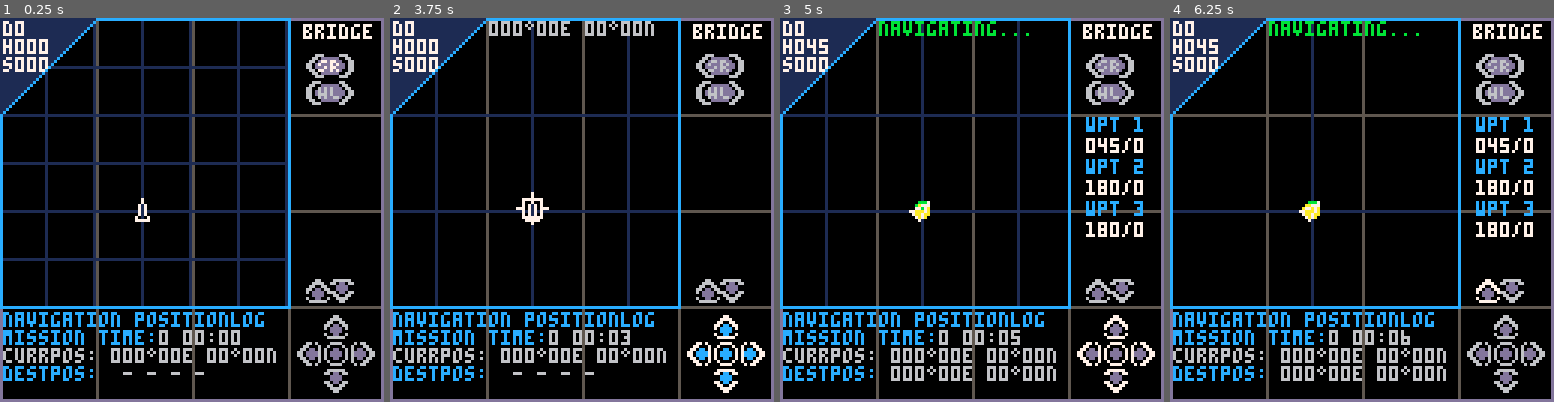
Above: before the commit, frames 1-4 (left to right).
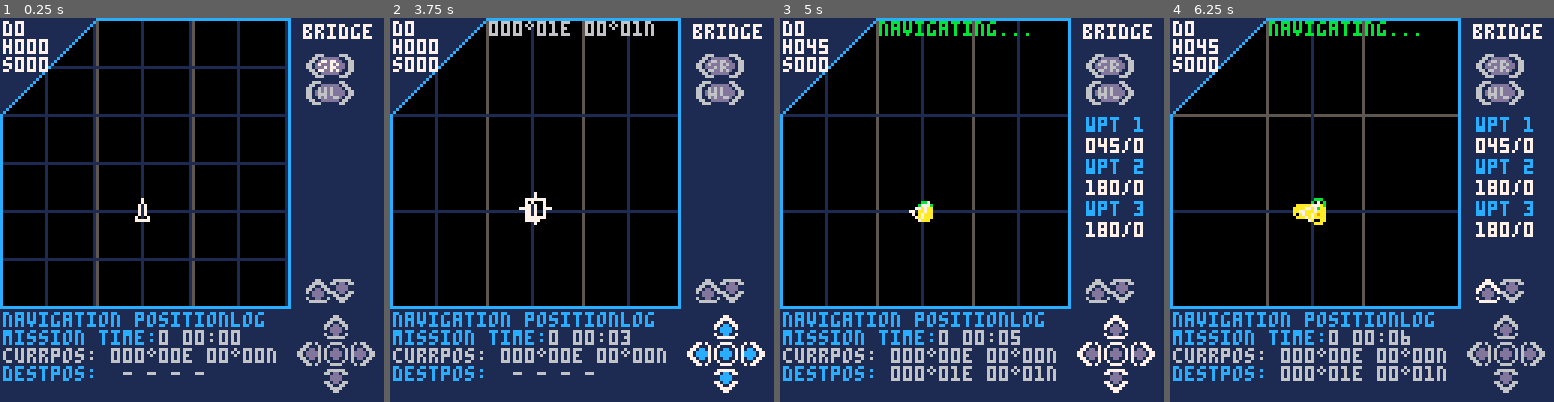
Above: after the commit, the same moments.

Repository: NickWest27/AquaNovaPico
Game: PICO-8 cartridge aquanova.p8
The game is run twice, just before and just after one commit, with the same random seed, the same clock (stepped at 60 frames per second) and the same inputs.
Inputs:
- Up to frame 1 (0.25 s): no input
- Up to frame 2 (3.75 s): tap O (Z key) at 0.33, 0.7, 1.43, 2.22, 3.1 s; tap X (X key) at 1.07, 2.07, 2.4, 2.73, 3.07, 3.4, 3.73 s; hold Left 1.97-2.37 s; hold Down 2.42-2.82 s; hold Right 2.87-3.53 s; hold Up from 3.58 s (still down)
- Up to frame 3 (5 s): tap O (Z key) at 3.98, 4.87 s; tap X (X key) at 4.07, 4.4, 4.73 s; release Up at 4.08 s; hold Right 4.13-4.53 s; hold Down from 4.58 s (still down)
- Up to frame 4 (6.25 s): tap X (X key) every 0.33 s from 5.07 to 6.07 s; release Down at 5.08 s; hold Left 5.13-5.8 s; tap O (Z key) at 5.75 s; hold Up 5.85-6.18 s; hold Left from 6.23 s (still down)

The runs differ from the first frame. In frame 1, 36% of the frame differs, in the area x 0-100%, y 0-100%; in frame 2, 36%; in frame 3, 33%; in frame 4, 34%.

Commit message:
Add border masking to bridge station map
Implement boundary clipping for map items using filled rectangles to mask overflow beyond the frame boundaries. This prevents icons, waypoints, grid lines, and routes from rendering outside the decorative clipped-corner frame.

Changes:
- Add draw_border_mask() function to mask all four edges
- Reorganize draw_bridge() rendering order to draw masks before UI overlays
- Remove redundant grid line boundary checks (handled by mask)
- Increase cursor movement speed from 0.2 to 1.0 degrees per input

Diff:
--- a/aquanova.p8
+++ b/aquanova.p8
@@ -302,16 +302,16 @@
   dpad(108, 108, {
     label = "cursor",
     left = function()
-      move_cursor(-0.2, 0)  -- move 0.2 degrees west
+      move_cursor(-1, 0)  -- move 1 degree west
     end,
     right = function()
-      move_cursor(0.2, 0)  -- move 0.2 degrees east
+      move_cursor(1, 0)  -- move 1 degree east
     end,
     up = function()
-      move_cursor(0, 0.2)  -- move 0.2 degrees north
+      move_cursor(0, 1)  -- move 1 degree north
     end,
     down = function()
-      move_cursor(0, -0.2)  -- move 0.2 degrees south
+      move_cursor(0, -1)  -- move 1 degree south
     end,
     action = function()
       -- convert screen cursor to world waypoint and add to route
@@ -777,6 +777,23 @@
   for y=0,31 do
     line(0, y, 32-y, y, 1)
   end
+end
+
+function draw_border_mask()
+  -- fill rectangles outside map boundaries to mask overflow
+  -- map area is (0,0) to (96,96) with clipped corner
+
+  -- top border (above map, right of clipped corner)
+  rectfill(32, -1, 127, -1, 1)
+
+  -- right border (right of map)
+  rectfill(97, 0, 127, 127, 1)
+
+  -- bottom border (below map)
+  rectfill(0, 97, 127, 127, 1)
+
+  -- left border (left of map)
+  rectfill(-1, 0, -1, 127, 1)
 end
 
 function draw_dashed_line(x1, y1, x2, y2, color)
@@ -887,11 +904,107 @@
 
 function draw_bridge()
 
-  -- right side info bar
+  -- draw grid lines at 1-degree increments
+  -- 1 degree = 1.0 world units (1 world unit = 1 decimal degree)
+  -- at zoom=16.0: grid lines are 16 pixels apart
+  local grid_spacing = 1.0  -- 1 degree in world units
+
+  -- draw vertical lines (longitude)
+  for i = -3, 3 do
+    local x = 47 + (i * grid_spacing - (sub.lon % grid_spacing)) * zoom
+    line(x, 0, x, map_size, 1)
+  end
+
+  -- draw horizontal lines (latitude)
+  for i = -3, 3 do
+    local y = 64 - (i * grid_spacing - (sub.lat % grid_spacing)) * zoom
+    line(0, y, map_size, y, 1)
+  end
+
+  -- draw port at (100,0) - moved right to see ownship better
+  local port_x, port_y = world_to_screen(100, 0)
+  spr(33, port_x-4, port_y-4) -- subtract 4 to center
+
+
+  -- draw sample sites
+  for site in all(sample_sites) do
+    if not site.collected then
+      local sx, sy = world_to_screen(site.lon, site.lat)
+      spr(35, sx-4, sy-4) -- subtract 4 to center
+    end
+  end
+
+  -- draw waypoint route lines and markers
+  if #waypoints > 0 then
+    -- draw dashed line from ownship to first waypoint
+    local wx1, wy1 = world_to_screen(waypoints[1].lon, waypoints[1].lat)
+    draw_dashed_line(47, 64, wx1, wy1, 10)  -- yellow dashed line
+
+    -- draw lines between waypoints
+    for i=1,#waypoints-1 do
+      local wx1, wy1 = world_to_screen(waypoints[i].lon, waypoints[i].lat)
+      local wx2, wy2 = world_to_screen(waypoints[i+1].lon, waypoints[i+1].lat)
+      draw_dashed_line(wx1, wy1, wx2, wy2, 9)
+    end
+
+    -- draw waypoint markers
+    for i=1,#waypoints do
+      local wx, wy = world_to_screen(waypoints[i].lon, waypoints[i].lat)
+      -- highlight active waypoint
+      local color = (i == active_waypoint_index) and 11 or 10
+      circ(wx, wy, 2, color)
+      print(i, wx-1, wy-2, color)
+    end
+  end
+
+  -- draw cursor (only when cursor dpad is active)
+  if input_mode == "dpad_active" then
+    local btn = ui_buttons[selected_button]
+    if btn and btn.label == "cursor" then
+      local cx, cy = cursor.x, cursor.y
+      rect(cx-3, cy-3, cx+3, cy+3, 7)
+      line(cx-5, cy, cx-3, cy, 7) -- left
+      line(cx+3, cy, cx+5, cy, 7) -- right
+      line(cx, cy-5, cx, cy-3, 7) -- up
+      line(cx, cy+3, cx, cy+5, 7) -- down
+
+      -- cursor position info (show coordinates in lat/lon format)
+      local cursor_world_lon, cursor_world_lat = screen_to_world(cursor.x, cursor.y)
+      print(format_position(cursor_world_lon, cursor_world_lat), 33, 1, 6)
+    end
+  end
+
+  -- draw submarine (fixed at screen position)
+  draw_rotated_sub(47, 64, sub.heading)
+
+  -- draw corner mask
+  draw_corner_mask()
+
+  -- draw border mask rectangles to hide overflow
+  draw_border_mask()
+
+  -- draw map border frame
+  line(32, 0, 96, 0, 12) -- top
+  line(96, 0, 96, 96, 12) -- right
+  line(0, 96, 96, 96, 12) -- bottom
+  line(0, 32, 0, 96, 12) -- left
+  line(0, 32, 32, 0, 12) -- top left corner
+
+  -- draw submarine status info (top left, on map)
+  print("d" .. sub.depth, 1, 1, 7)
+  print("h" .. pad_zeros(sub.heading, 3), 1, 7, 7)
+  print("s" .. pad_zeros(sub.speed, 3), 1, 13, 7)
+
+  -- navigation status (top center, on map)
+  if active_waypoint_index > 0 then
+    print("navigating...", 33, 1, 11)
+  end
+
+  -- right side info bar (outside map)
   print(station, 101, 2, 7) -- station title
   draw_waypoint_info()
 
-  -- bottom info bar
+  -- bottom info bar (outside map)
   print("navigation positionlog", 1, 98, 12) -- info bar title
   print("mission time: ", 1, 104, 12)
   print(current_day .. " " .. pad_zeros(current_hour, 2) .. ":" .. pad_zeros(current_minute, 2), 53, 104, 6) -- mission time label
@@ -904,104 +1017,8 @@
     print(" - - - -", 37, 116, 6)
   end
 
-  -- draw grid lines at 1-degree increments
-  -- 1 degree = 1.0 world units (1 world unit = 1 decimal degree)
-  -- at zoom=16.0: grid lines are 16 pixels apart
-  local grid_spacing = 1.0  -- 1 degree in world units
-
-  -- draw vertical lines (longitude)
-  for i = -3, 3 do
-    local x = 47 + (i * grid_spacing - (sub.lon % grid_spacing)) * zoom
-    if x >= 0 and x <= map_size then
-      line(x, 0, x, map_size, 1)
-    end
-  end
-
-  -- draw horizontal lines (latitude)
-  for i = -3, 3 do
-    local y = 64 - (i * grid_spacing - (sub.lat % grid_spacing)) * zoom
-    if y >= 0 and y <= map_size then
-      line(0, y, map_size, y, 1)
-    end
-  end
-
-  -- draw port at (100,0) - moved right to see ownship better
-  local port_x, port_y = world_to_screen(100, 0)
-  spr(33, port_x-4, port_y-4) -- subtract 4 to center
-
-
-  -- draw sample sites
-  for site in all(sample_sites) do
-    if not site.collected then
-      local sx, sy = world_to_screen(site.lon, site.lat)
-      spr(35, sx-4, sy-4) -- subtract 4 to center
-    end
-  end
-
-  -- draw waypoint route lines and markers
-  if #waypoints > 0 then
-    -- draw dashed line from ownship to first waypoint
-    local wx1, wy1 = world_to_screen(waypoints[1].lon, waypoints[1].lat)
-    draw_dashed_line(47, 64, wx1, wy1, 10)  -- yellow dashed line
-
-    -- draw lines between waypoints
-    for i=1,#waypoints-1 do
-      local wx1, wy1 = world_to_screen(waypoints[i].lon, waypoints[i].lat)
-      local wx2, wy2 = world_to_screen(waypoints[i+1].lon, waypoints[i+1].lat)
-      draw_dashed_line(wx1, wy1, wx2, wy2, 9)
-    end
-
-    -- draw waypoint markers
-    for i=1,#waypoints do
-      local wx, wy = world_to_screen(waypoints[i].lon, waypoints[i].lat)
-      -- highlight active waypoint
-      local color = (i == active_waypoint_index) and 11 or 10
-      circ(wx, wy, 2, color)
-      print(i, wx-1, wy-2, color)
-    end
-  end
-
-  -- draw cursor (only when cursor dpad is active)
-  if input_mode == "dpad_active" then
-    local btn = ui_buttons[selected_button]
-    if btn and btn.label == "cursor" then
-      local cx, cy = cursor.x, cursor.y
-      rect(cx-3, cy-3, cx+3, cy+3, 7)
-      line(cx-5, cy, cx-3, cy, 7) -- left
-      line(cx+3, cy, cx+5, cy, 7) -- right
-      line(cx, cy-5, cx, cy-3, 7) -- up
-      line(cx, cy+3, cx, cy+5, 7) -- down
-
-      -- cursor position info (show coordinates in lat/lon format)
-      local cursor_world_lon, cursor_world_lat = screen_to_world(cursor.x, cursor.y)
-      print(format_position(cursor_world_lon, cursor_world_lat), 33, 1, 6)
-    end
-  end
-
-  -- draw submarine (fixed at screen position)
-  draw_rotated_sub(47, 64, sub.heading)
-
-  -- draw corner mask
-  draw_corner_mask()
-
-  -- draw submarine status info
-  print("d" .. sub.depth, 1, 1, 7)
-  print("h" .. pad_zeros(sub.heading, 3), 1, 7, 7)
-  print("s" .. pad_zeros(sub.speed, 3), 1, 13, 7)
-
-  -- draw map border
-  line(32, 0, 96, 0, 12) -- top
-  line(96, 0, 96, 96, 12) -- right
-  line(0, 96, 96, 96, 12) -- bottom
-  line(0, 32, 0, 96, 12) -- left
-  line(0, 32, 32, 0, 12) -- top left corner
-
-  -- draw d-pad control on right side
+  -- draw d-pad control on right side (outside map)
   draw_ui_buttons()
-
-  if active_waypoint_index > 0 then
-    print("navigating...", 33, 1, 11)
-  end
 end
 
 function draw_helm()
